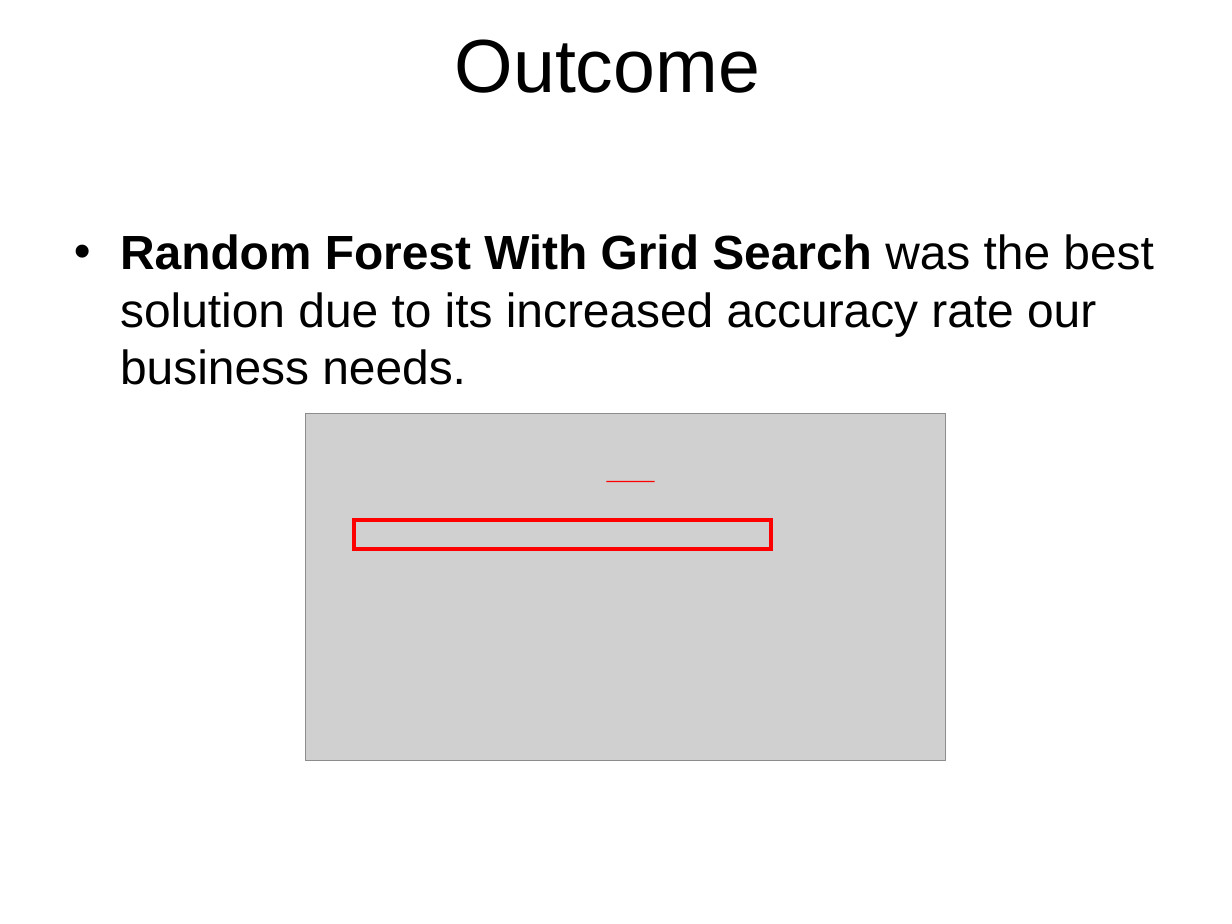
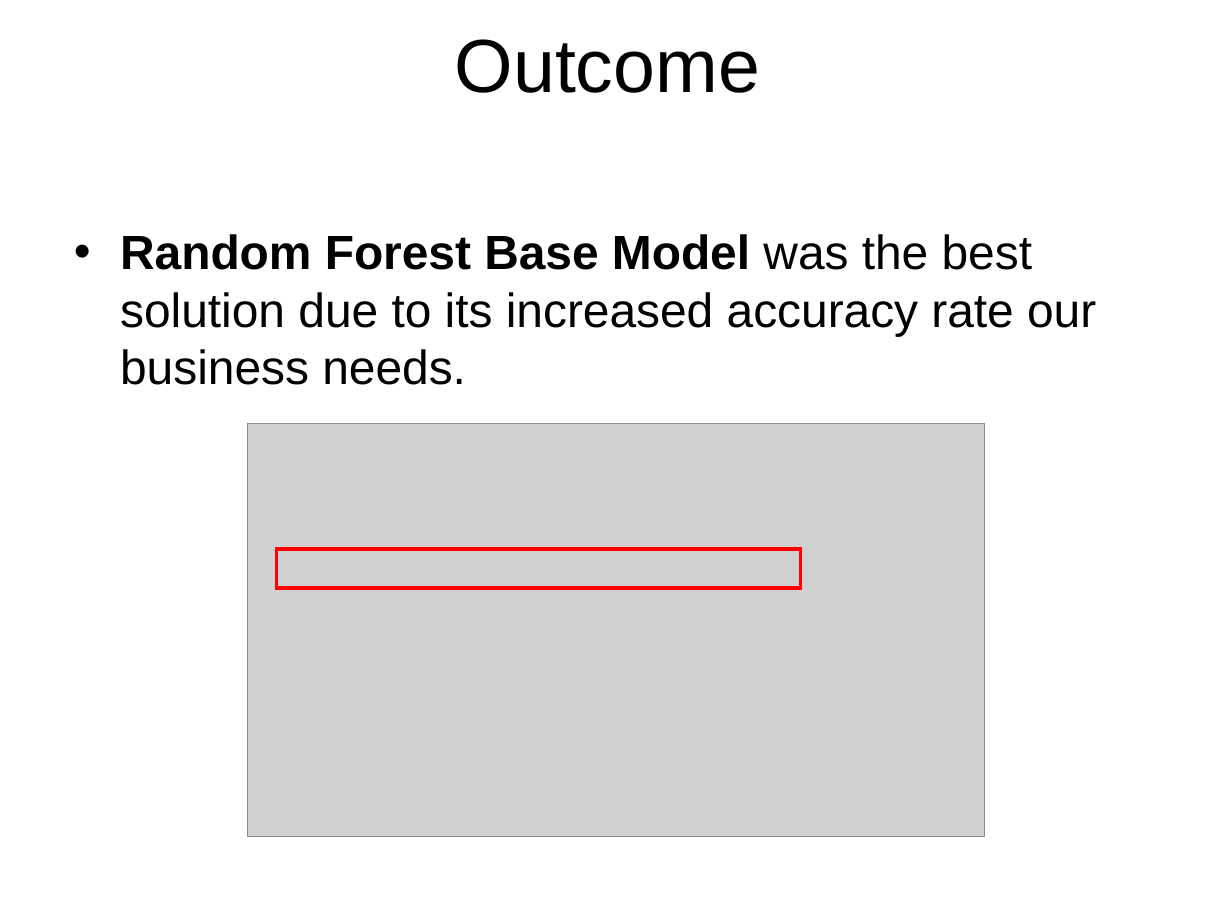
Before and after one commit to rsanchez-dv/ML_Training_Project, a slide deck: slide 3 of presentation.ppt. Drawn at 1232x924 pixels with LibreOffice and Linux fonts; fonts in the diff are those of the drawing; grey boxes stand for pictures; background and template pictures are left out. Boxes give left, top, right and bottom in pixels: in the first picture for what was removed or moved away, otherwise in the second. Text is boxed around its words. In the diff, an @@ line names an element or a change of style, - is before the commit and + after.

```diff
--- a/presentation.ppt
+++ b/presentation.ppt
@@ text at box(120, 234, 1096, 385): text changed @@
-• Random Forest With Grid Search was the best solution due to its increased accuracy rate our business needs.
+• Random Forest Base Model was the best solution due to its increased accuracy rate our business needs.
@@ picture: place and size @@
-picture at box(306, 414, 945, 761)
+picture at box(248, 424, 986, 837)
@@ line removed from (606, 482) to (654, 482) @@
@@ rectangle: place and size @@
-rectangle at box(354, 520, 771, 549)
+rectangle at box(276, 549, 800, 588)
```
Also in this commit, not shown: 4 other slides changed, 14 other files.
